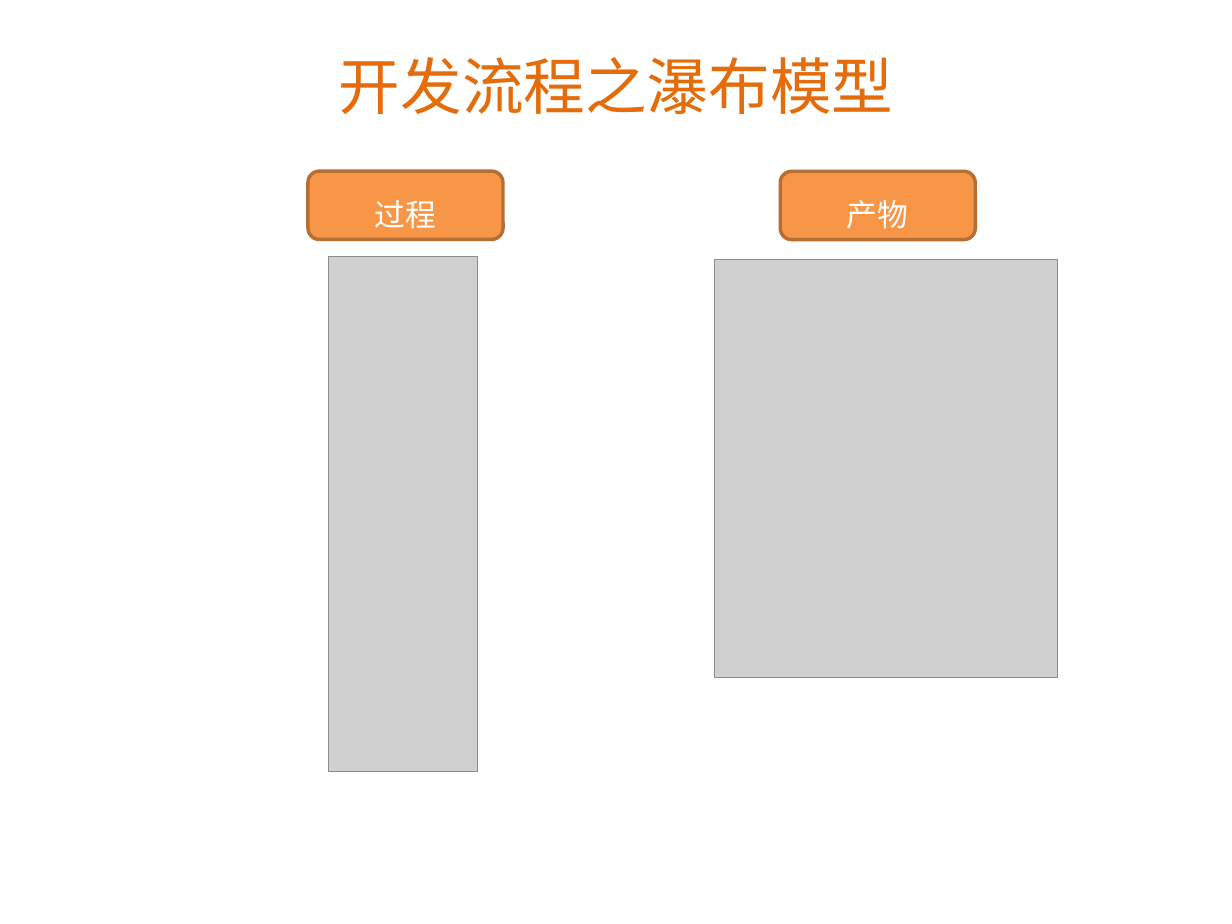
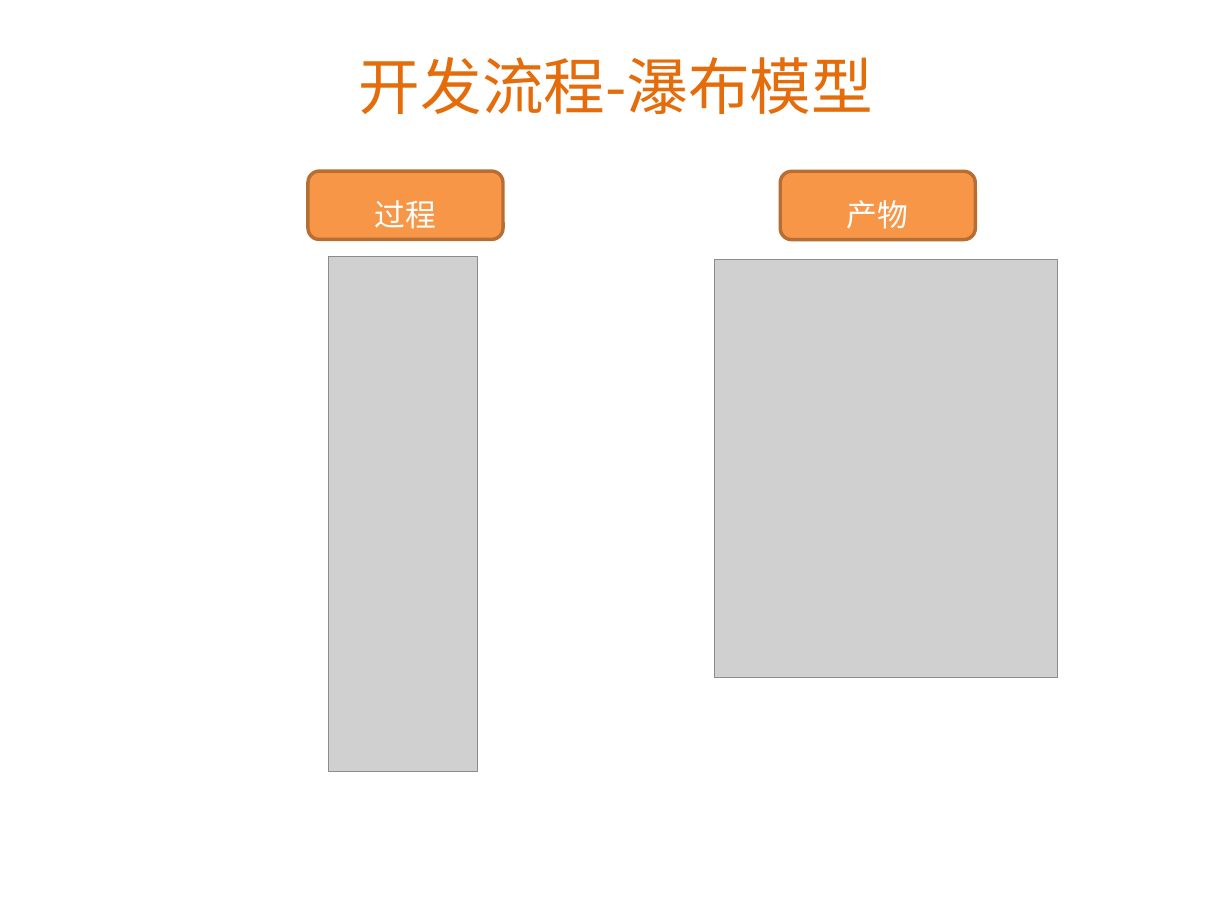
Before and after one commit to Benguan/document, a slide deck: slide 2 of 上大培训：scrum和vs2012 部分.pptx. Drawn at 1232x924 pixels with LibreOffice and Linux fonts; fonts in the diff are those of the drawing; grey boxes stand for pictures; background and template pictures are left out. Boxes give left, top, right and bottom in pixels: in the first picture for what was removed or moved away, otherwise in the second. Text is boxed around its words. In the diff, an @@ line names an element or a change of style, - is before the commit and + after.

```diff
--- a/上大培训：scrum和vs2012 部分.pptx
+++ b/上大培训：scrum和vs2012 部分.pptx
@@ title at box(359, 57, 873, 114): text changed @@
-开发流程之瀑布模型
+开发流程-瀑布模型
```
Also in this commit, not shown: 2 other slides changed.
